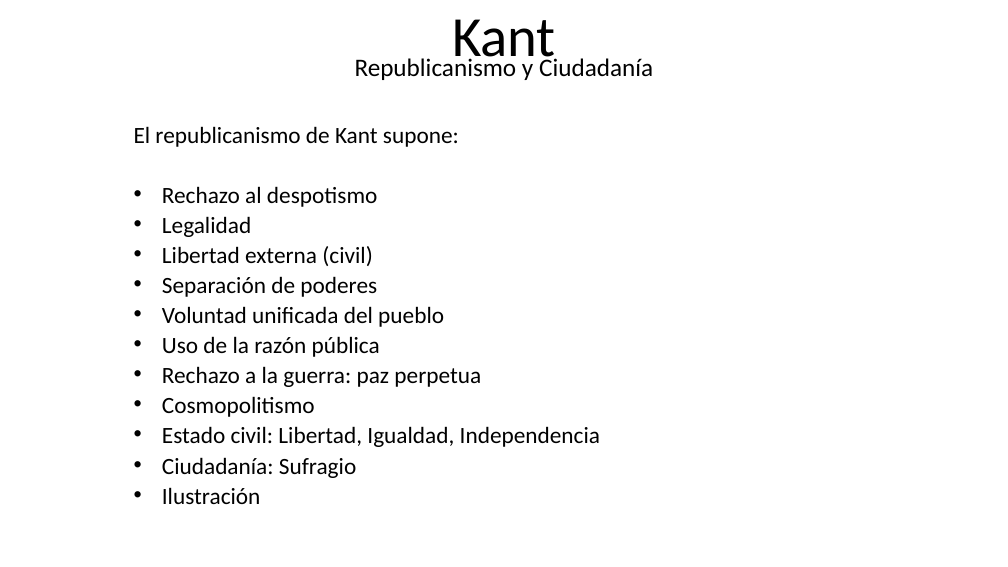
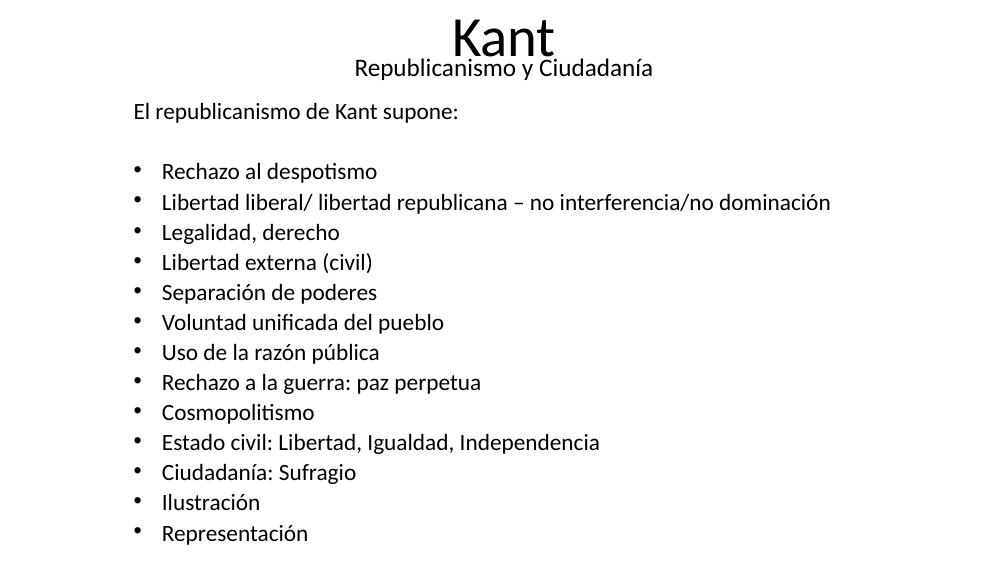
Before and after one commit to zaboltar/ArchaeologyJourney, a slide deck: slide 2 of DigSite/New Arcaism/uarm 2025 2/kant republica ciudadanía.pptx. Drawn at 1008x567 pixels with LibreOffice and Linux fonts; fonts in the diff are those of the drawing. Boxes give left, top, right and bottom in pixels: in the first picture for what was removed or moved away, otherwise in the second. Text is boxed around its words. In the diff, an @@ line names an element or a change of style, - is before the commit and + after.

```diff
--- a/DigSite/New Arcaism/uarm 2025 2/kant republica ciudadanía.pptx
+++ b/DigSite/New Arcaism/uarm 2025 2/kant republica ciudadanía.pptx
@@ text "El republicanismo de Kant supone:": place and size @@
-text "El republicanismo de Kant supone:" at [134, 126, 600, 504]
+text "El republicanismo de Kant supone:" at [134, 102, 831, 545]
@@ text at [162, 193, 831, 244]: text changed @@
-• Legalidad
+• Libertad liberal/ libertad republicana – no interferencia/no dominación
+• Legalidad, derecho
@@ text at [162, 525, 309, 545]: paragraph added @@
+• Representación
```
Also in this commit, not shown: 2 other slides changed, 24 slides added, 14 other files.
